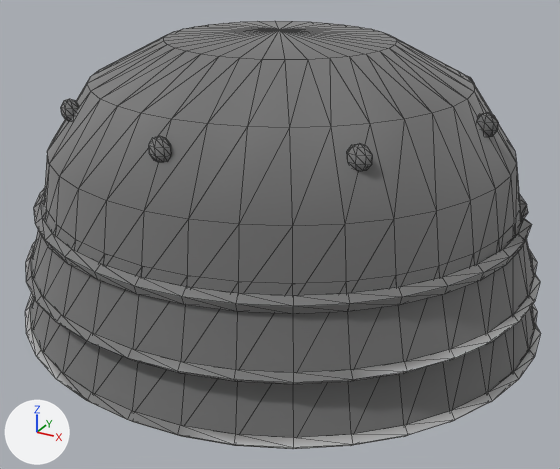
The glTF model assets/models/kit/armor/pauldron_plate.glb as it was, and as the next commit left it.
One viewpoint serves both versions: a 50 mm camera at (0.196, -0.355, 0.134) aimed at (0.007, -0.012, -0.038). The lights are fixed; the arrows at lower left show +X, +Y and +Z. The first picture is the older version. Mesh edges are drawn as thin lines. Vertices at exactly the same position are counted once.

Objects in the first picture: 'pauldron_plate'.
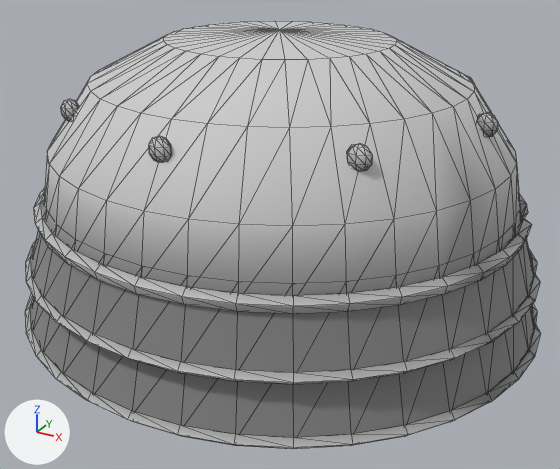
Diff of the bpy script that builds the scene:
```diff
--- a/assets/models/kit/armor/pauldron_plate.glb.py
+++ b/assets/models/kit/armor/pauldron_plate.glb.py
@@ mat_g_metal_iron @@
 n0 = _N.new('ShaderNodeBsdfPrincipled'); n0.name = 'Principled BSDF'
-n0.inputs[1].default_value = 1.0  # 'Metallic'
-n0.inputs[2].default_value = 1.0  # 'Roughness'
+n0.inputs[1].default_value = 0.8  # 'Metallic'
+n0.inputs[2].default_value = 0.9  # 'Roughness'
 n1 = _N.new('ShaderNodeOutputMaterial'); n1.name = 'Material Output'
@@ me_pauldron_plate_001 @@
 me_pauldron_plate_001.from_pydata(...)  # 1326 vertices, 2614 faces; spans x -0.147..0.147, y -0.14..0.14, z -0.083..0.07
 # used by ob_pauldron_plate; location = (0.0, 0.0, 0.0)
+# me_pauldron_plate_001 part 1: 526 faces centred in x -0.134..0.134, y -0.135..0.135, z -0.082..0.061 are repainted in the vertex colours; the middle colour goes from grey #b7b7b7 to light grey #dcdcdc
+# me_pauldron_plate_001 part 2: 532 faces centred in x -0.145..0.145, y -0.133..0.133, z -0.082..0.061 are repainted in the vertex colours; the middle colour goes from light grey #d1d1d1 to light grey #cdcdcd
+# me_pauldron_plate_001 part 3: 668 faces centred in x -0.142..0.134, y -0.138..0.138, z -0.082..0.067 are repainted in the vertex colours; the middle colour goes from grey #b7b7b7 to white #f3f3f3
+# me_pauldron_plate_001 part 4: 478 faces centred in x -0.142..0.142, y -0.135..0.135, z -0.081..0.048 are repainted in the vertex colours; the middle colour goes from grey #b7b7b7 to light grey #c2c2c2
 me_pauldron_plate_001.materials.append(mat_g_metal_iron)
```

Pixel boxes [x1, y1, x2, y2] of what changed, in the pictures (560 x 469 px):
'pauldron_plate', surface changed, recoloured (lighter)
    both: [26, 21, 539, 445]
part 1 of me_pauldron_plate_001, recoloured
    both: [31, 101, 531, 404]
part 2 of me_pauldron_plate_001, recoloured
    both: [27, 248, 539, 445]
part 3 of me_pauldron_plate_001, recoloured (grey to white)
    both: [26, 21, 517, 446]
part 4 of me_pauldron_plate_001, recoloured
    both: [60, 125, 530, 393]
